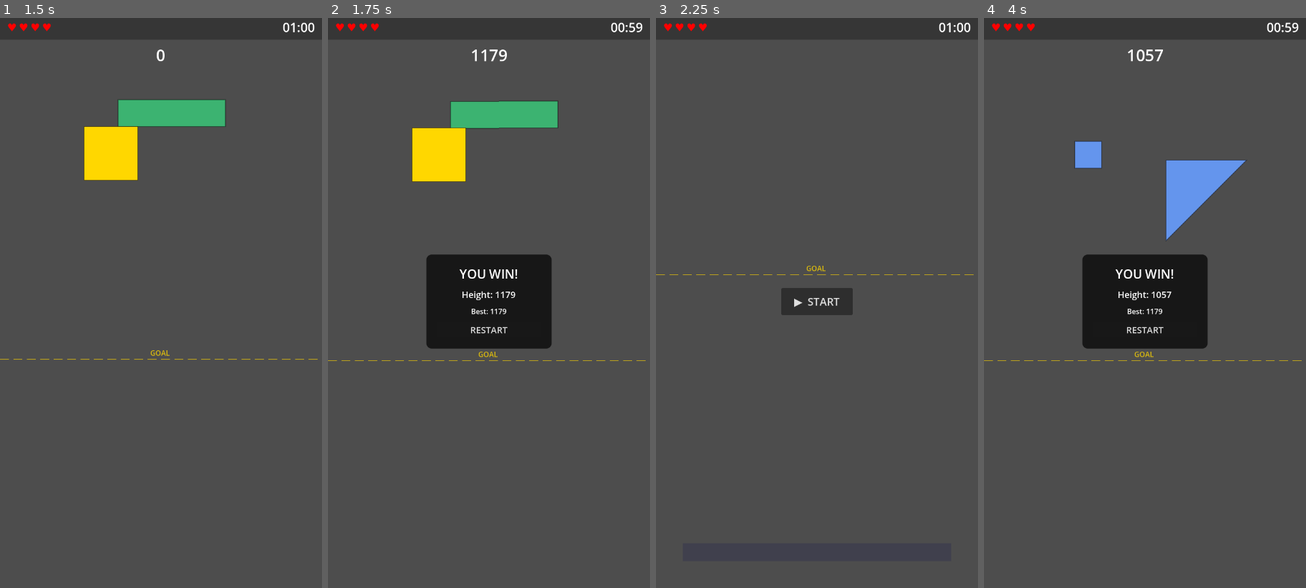
Above: before the commit, frames 1-4 (left to right).
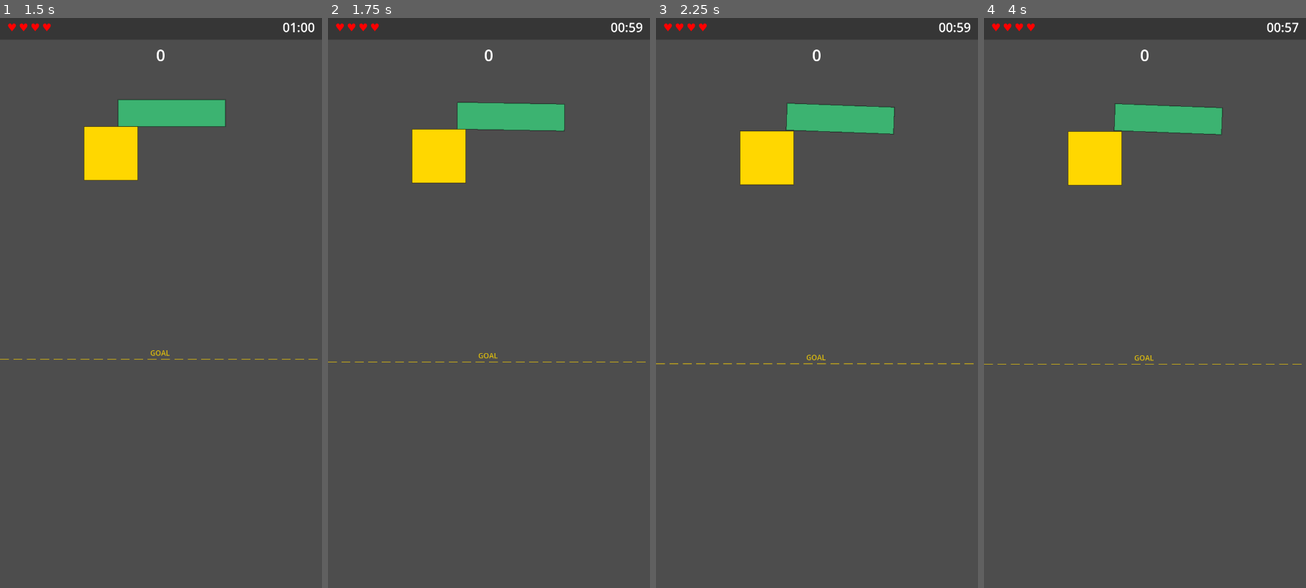
Above: after the commit, the same moments.

Repository: PartlyWhole/ToppleClone
Game: Godot game, scene res://main/main.tscn
Two runs of this game, one before a commit and one after it. Both use one fixed random seed, a clock stepped at 60 frames per second and the inputs below.
Inputs (mouse positions are in pixels of both pictures, inside the frame that each line leads up to):
- Up to frame 1 (1.5 s): click "▶ START" at 0.5 s; tap Enter at 1.25 s; drag from (170, 149) to (193, 177) at 1.27 s
- Up to frame 2 (1.75 s): no input
- Up to frame 3 (2.25 s): click (817, 331) at 2 s, where only the run before the commit has a clickable "RESTART"
- Up to frame 4 (4 s): click (1145, 303) at 2.75 s, where only the run before the commit has a clickable "▶ START"; drag from (1222, 149) to (1128, 417) at 3.52 s

Frame 1 is identical in both runs. In frame 2, 7.3% of the frame differs, in the area x 0-99%, y 5-61%; in frame 3, 4.7%; in frame 4, 12%, in the area x 0-99%, y 0-61%.

Commit message:
fix: require blocks to be placed before counting toward height/win
A block is "placed" when all three conditions are met:
- Released from drag (drag_ended fired)
- Has contact with another body (platform or block)
- Low velocity sustained for 0.3 seconds

Fixes instant-win bug where the spawned hovering block registered
as tower height.

Co-Authored-By: Claude Opus 4.6 (1M context) <noreply@anthropic.com>

Diff:
--- a/features/blocks/scripts/draggable_block.gd
+++ b/features/blocks/scripts/draggable_block.gd
@@ -3,12 +3,15 @@
 
 signal drag_started
 signal drag_ended
+signal placed
 
 const BASE_MASS: float = 5.0
 const REFERENCE_AREA: float = 3600.0
 const WORLD_MIN_X: float = 20.0
 const WORLD_MAX_X: float = 700.0
 const FREEZE_AFTER_FRAMES: int = 60
+const SETTLE_VELOCITY_SQ: float = 100.0
+const SETTLE_TIME: float = 0.3
 
 @export_group("Drag")
 @export var max_drag_speed: float = 600.0
@@ -28,13 +31,16 @@
 @export var border_width: float = 2.0
 
 var shape_type: StringName = &""
+var is_placed: bool = false
 var _bounding_size: Vector2 = Vector2(60.0, 60.0)
 var _is_dragging: bool = false
+var _is_released: bool = false
 var _drag_offset: Vector2 = Vector2.ZERO
 var _base_gravity_scale: float = 1.0
 var _polygon: PackedVector2Array = PackedVector2Array()
 var _rotate_dir: float = 0.0
 var _sleep_frames: int = 0
+var _settle_timer: float = 0.0
 
 
 func _ready() -> void:
@@ -72,6 +78,8 @@
 
 func _integrate_forces(state: PhysicsDirectBodyState2D) -> void:
 	if not _is_dragging:
+		if _is_released and not is_placed:
+			_check_settlement(state)
 		if sleeping:
 			_sleep_frames += 1
 			if _sleep_frames >= FREEZE_AFTER_FRAMES:
@@ -144,6 +152,9 @@
 	if freeze:
 		wake_up()
 	_is_dragging = true
+	_is_released = false
+	is_placed = false
+	_settle_timer = 0.0
 	_drag_offset = global_position - get_global_mouse_position()
 	_base_gravity_scale = gravity_scale
 	gravity_scale = 0.0
@@ -154,11 +165,24 @@
 
 func _stop_drag() -> void:
 	_is_dragging = false
+	_is_released = true
 	gravity_scale = _base_gravity_scale
 	linear_velocity = Vector2.ZERO
-	contact_monitor = false
 	set_process_unhandled_input(false)
 	drag_ended.emit()
+
+
+func _check_settlement(state: PhysicsDirectBodyState2D) -> void:
+	var is_slow: bool = state.linear_velocity.length_squared() < SETTLE_VELOCITY_SQ
+	var has_contact: bool = state.get_contact_count() > 0
+	if is_slow and has_contact:
+		_settle_timer += state.step
+		if _settle_timer >= SETTLE_TIME:
+			is_placed = true
+			contact_monitor = false
+			placed.emit()
+	else:
+		_settle_timer = 0.0
 
 
 func _update_rotate_input() -> void:
--- a/features/gameplay/scripts/game_manager.gd
+++ b/features/gameplay/scripts/game_manager.gd
@@ -158,10 +158,10 @@
 		var block: DraggableBlock = child as DraggableBlock
 		if not is_instance_valid(block):
 			continue
-		if block == _current_block and block.freeze:
-			continue
 		if block.position.y > GameplayController.PLATFORM_SURFACE_Y + DROP_THRESHOLD_Y:
 			blocks_to_remove.append(block)
+			continue
+		if not block.is_placed:
 			continue
 		var top_y: float = block.position.y - block.get_bounding_size().y / 2.0
 		highest_y = minf(highest_y, top_y)
